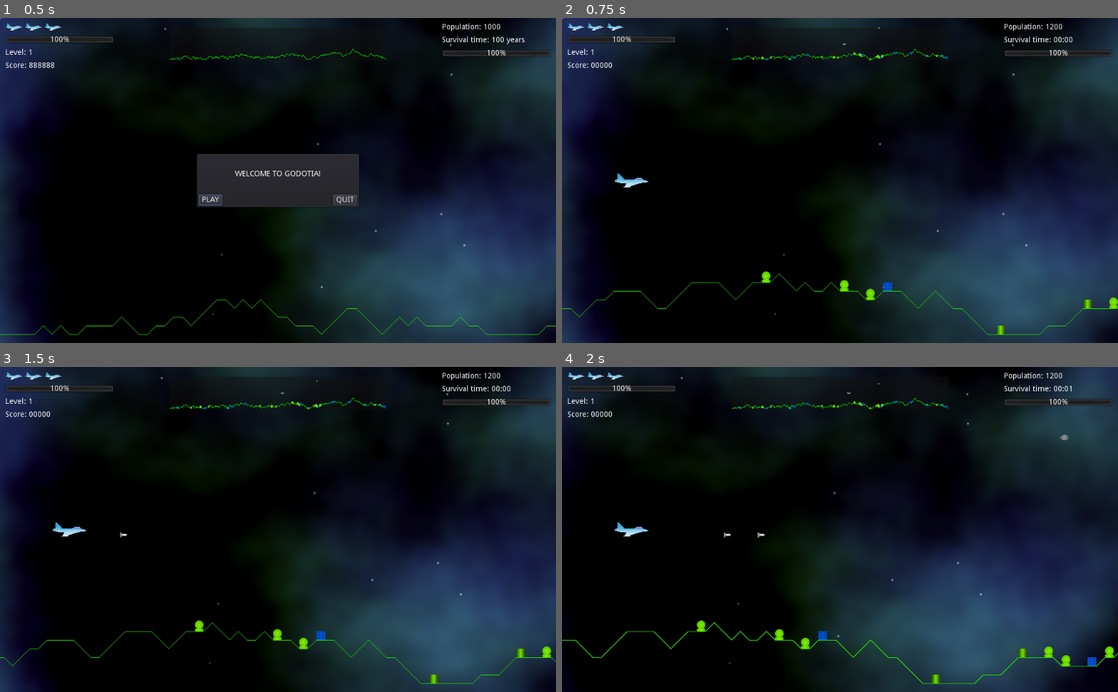
Above: before the commit, frames 1-4 (two rows, left to right).
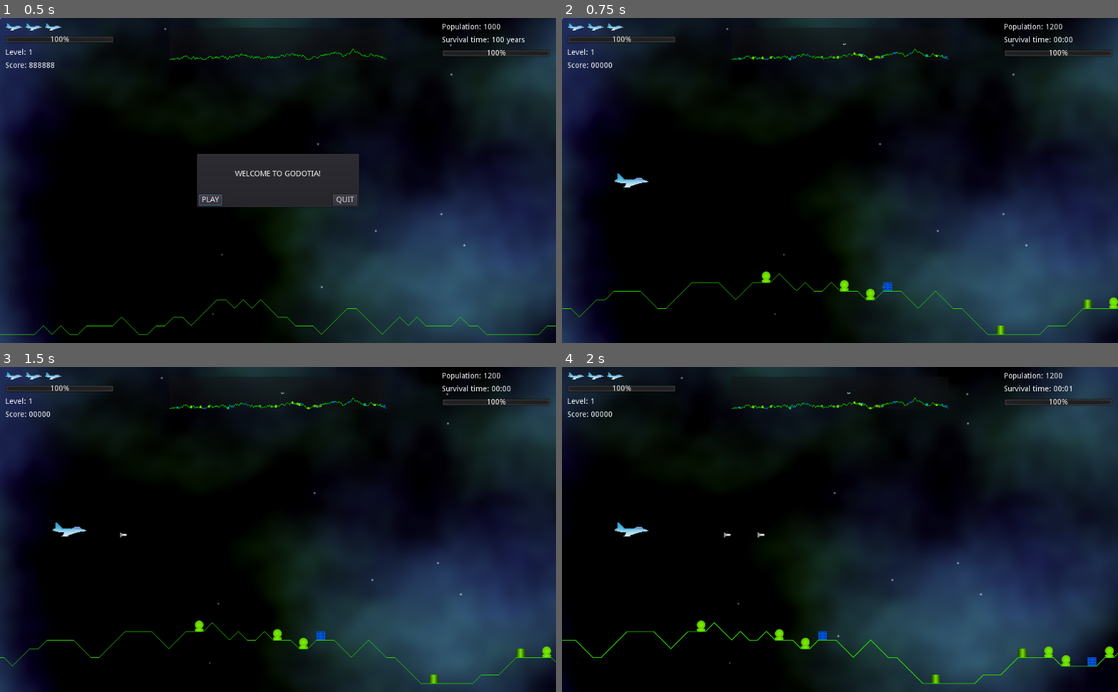
Above: after the commit, the same moments.

Repository: andrew-wilkes/godotia
Game: Godot game, scene res://scenes/Main.tscn
Two runs of this game, one before a commit and one after it. Both use one fixed random seed, a clock stepped at 60 frames per second and the inputs below.
Inputs:
- Up to frame 1 (0.5 s): no input
- Up to frame 2 (0.75 s): click "PLAY" at 0.5 s
- Up to frame 3 (1.5 s): tap Enter (ui_accept) at 1.25 s; hold Right (ui_right) from 1.28 s (still down)
- Up to frame 4 (2 s): keep holding Right (ui_right); tap Enter (ui_accept) at 1.52 s

Frame 1 is identical in both runs. In frame 2, less than 0.1% of the frame differs, in the area x 34-70%, y 2-14%; in frame 3, less than 0.1%; in frame 4, less than 0.1%, in the area x 34-92%, y 4-23%.

Commit message:
Use groups to track structures

Diff:
--- a/autoload/globals.gd
+++ b/autoload/globals.gd
@@ -4,7 +4,6 @@
 
 var game
 var player
-var structures = {}
 var enemies = {}
 var shots = {
 	"range1": 200,
@@ -19,13 +18,11 @@
 
 func get_status():
 	var pop = 0
+	for b in get_tree().get_nodes_in_group("building"):
+		pop += b.population
 	var energy = 0
-	for s in structures.values():
-		match s.tag:
-			"building":
-				pop += s.population
-			"energy_source":
-				energy += s.energy
+	for e in get_tree().get_nodes_in_group("energy_source"):
+		energy += e.energy
 	return { p = pop, e = energy }
 
 
--- a/scenes/Main.gd
+++ b/scenes/Main.gd
@@ -69,9 +69,9 @@
 	var nodes = terrain.get_nodes_for_structures(Structures.DENSITY)
 	for node in nodes:
 		var structure = Structures.generate()
-		globals.add_entity(structure, "structures")
 		node.add_child(structure)
-	map.add_structures()
+		structure.add_to_group(structure.tag)
+		map.add_entity(structure)
 	if TEST_STRUCT:
 		add_test_structure()
 
@@ -81,7 +81,7 @@
 	var structure = Structures.generate()
 	structure.position = Vector2(scroll_position + 50, -80)
 	structure.state = 1
-	terrain.line.add_child(structure)
+	terrain.line.add_child(structure) # Usually add to a Flat
 
 
 func spawn_enemy():
@@ -101,15 +101,18 @@
 func pick_target():
 	var targets = []
 	# Get all untargeted structures
-	for i in globals.structures.keys():
-		if !globals.structures[i].targeted:
-			targets.append(i)
+	for node in get_tree().get_nodes_in_group("building"):
+		if !node.targeted:
+			targets.append(node)
+	for node in get_tree().get_nodes_in_group("energy_source"):
+		if !node.targeted:
+			targets.append(node)
 	var pick = false
 	if targets.size():
 		var i = randi() % targets.size()
 		if TEST_ENEMY:
 			i = TEST_TARGET_INDEX # Manually choose a target
-		pick = globals.structures[targets[i]]
+		pick = targets[i]
 	pick.targeted = true
 	return pick
 
@@ -121,7 +124,7 @@
 	enemy.connect("enemy_killed", stats, "add_points")
 	terrain.line.add_child(enemy)
 	globals.add_entity(enemy, "enemies")
-	map.add_enemy(enemy)
+	map.add_entity(enemy)
 
 
 func fire_missile():
--- a/scenes/Map.gd
+++ b/scenes/Map.gd
@@ -9,14 +9,14 @@
 
 var coor_scale : Vector2
 var line: Line2D
-var structures
-var enemies
+var entities
 var player
+var nodes = []
+var new_nodes = []
 
 func _ready():
 	line = $Line2D
-	structures = $Structures
-	enemies = $Enemies
+	entities = $Entities
 
 
 func set_points(terrain: Terrain):
@@ -31,40 +31,48 @@
 	set_points(terrain)
 
 
-func add_structures():
+func add_entity(e):
 	# Don't care about the position here
-	for s in globals.structures.values():
-		var node = s.get_node("Sprite").duplicate()
-		node.name = str(s.get_instance_id())
-		node.scale = ITEM_SCALE
-		structures.add_child(node)
+	var node = e.get_node("Sprite").duplicate()
+	node.name = get_id(e)
+	node.scale = ITEM_SCALE
+	entities.add_child(node)
+	nodes.append(node.name)
 
 
-func add_enemy(e):
-	var node = e.get_node("Sprite").duplicate()
-	node.name = str(e.get_instance_id())
-	node.scale = ITEM_SCALE
-	enemies.add_child(node)
+func remove_entities():
+	for e in entities.get_children():
+		e.queue_free()
 
 
-func update_entities(entities, scroll_position):
-	for e in get(entities).get_children():
-		var id = int(e.name)
-		if globals.get(entities)[id].visible:
-			var node = globals.get(entities)[id]
-			e.position = get_node_position(node, scroll_position)
-			e.modulate = node.modulate
-		else:
-			e.queue_free()
-			globals.get(entities)[id].queue_free()
-			globals.get(entities).erase(id)
+func update_entities(e_array, scroll_position):
+	for e in e_array:
+		var map_node = entities.get_child(nodes.find(get_id(e)))
+		# Record the existing entity id
+		new_nodes.append(get_id(e))
+		map_node.position = get_node_position(e, scroll_position)
+		map_node.modulate = e.modulate
+
+
+func get_id(node):
+	return str(node.get_instance_id())
 
 
 func update_all_entities(scroll_position = 0):
-	update_entities("structures", scroll_position)
-	update_entities("enemies", scroll_position)
-	if enemies.get_child_count() < 1:
-		emit_signal("end_of_level")
+	new_nodes = []
+	update_entities(get_tree().get_nodes_in_group("building"), scroll_position)
+	update_entities(get_tree().get_nodes_in_group("energy_source"), scroll_position)
+	#update_entities("enemies", scroll_position)
+	nodes = new_nodes
+	clean_entities()
+	#if enemies.get_child_count() < 1:
+	#	emit_signal("end_of_level")
+
+
+func clean_entities():
+	for node in entities.get_children():
+		if !nodes.has(node.name):
+			node.queue_free()
 
 
 func get_node_position(node, offset):
--- a/scenes/Map.tscn
+++ b/scenes/Map.tscn
@@ -23,6 +23,4 @@
 width = 1.0
 default_color = Color( 0.00784314, 0.764706, 0, 1 )
 
-[node name="Structures" type="Node2D" parent="."]
-
-[node name="Enemies" type="Node2D" parent="."]
+[node name="Entities" type="Node2D" parent="."]
--- a/states/game/starting_game.gd
+++ b/states/game/starting_game.gd
@@ -7,9 +7,10 @@
 	# Remove existing entities
 	for e in globals.enemies.values():
 		e.visible = false
-	for s in globals.structures.values():
-		s.visible = false
-	g.map.update_all_entities()
+	get_tree().call_group("building", "queue_free")
+	get_tree().call_group("energy_source", "queue_free")
+	yield(get_tree(), "idle_frame")
+	g.map.remove_entities()
 	g.add_structures()
 	g.stats.reset()
 	g.add_player()
